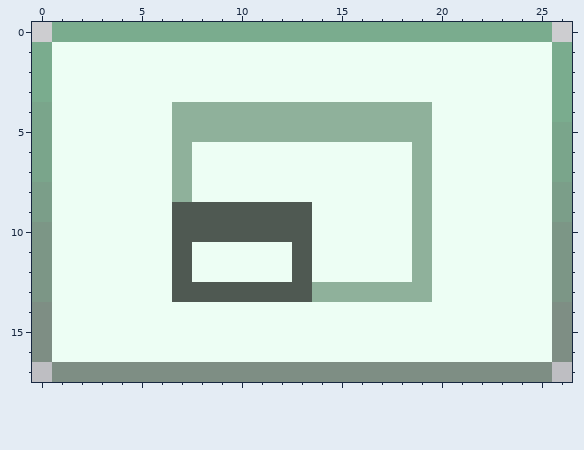
Pixel-art file: data/Client Side Decoration Buttons/CSDMaximizeButton.aseprite. The picture above was drawn from the file before the commit.
27x18 pixels, 1 frame. Colours within 5 levels of each other are drawn and written as one.
Now the later version:
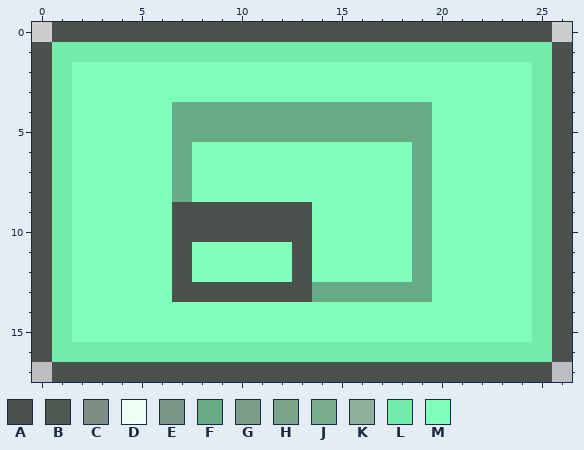
Palette (. is transparent): A #4b524d  B #4f5952  C #7e8e84  D #edfef4  E #7c9686  F #67ac87  G #7b9e89  H #7aa58b  J #7aac8e  K #8fb19b  L #73ecab  M #80fdba
Edits made:
Changed rows in their new state; - is an unchanged pixel.
first column x 0:
 0 -AAAAAAAAAAAAAAAAAAAAAAAAA-
 1 ALLLLLLLLLLLLLLLLLLLLLLLLLA
 2 ALMMMMMMMMMMMMMMMMMMMMMMMLA
 3 ALMMMMMMMMMMMMMMMMMMMMMMMLA
 4 ALMMMMMFFFFFFFFFFFFFMMMMMLA
 5 ALMMMMMFFFFFFFFFFFFFMMMMMLA
 6 ALMMMMMFMMMMMMMMMMMFMMMMMLA
 7 ALMMMMMFMMMMMMMMMMMFMMMMMLA
 8 ALMMMMMFMMMMMMMMMMMFMMMMMLA
 9 ALMMMMMAAAAAAAMMMMMFMMMMMLA
10 ALMMMMMAAAAAAAMMMMMFMMMMMLA
11 ALMMMMMAMMMMMAMMMMMFMMMMMLA
12 ALMMMMMAMMMMMAMMMMMFMMMMMLA
13 ALMMMMMAAAAAAAFFFFFFMMMMMLA
14 ALMMMMMMMMMMMMMMMMMMMMMMMLA
15 ALMMMMMMMMMMMMMMMMMMMMMMMLA
16 ALLLLLLLLLLLLLLLLLLLLLLLLLA
17 -AAAAAAAAAAAAAAAAAAAAAAAAA-
Where, in picture pixels (left, top, right, bottom), the same in both pictures:
changed: (32, 22, 572, 382)
